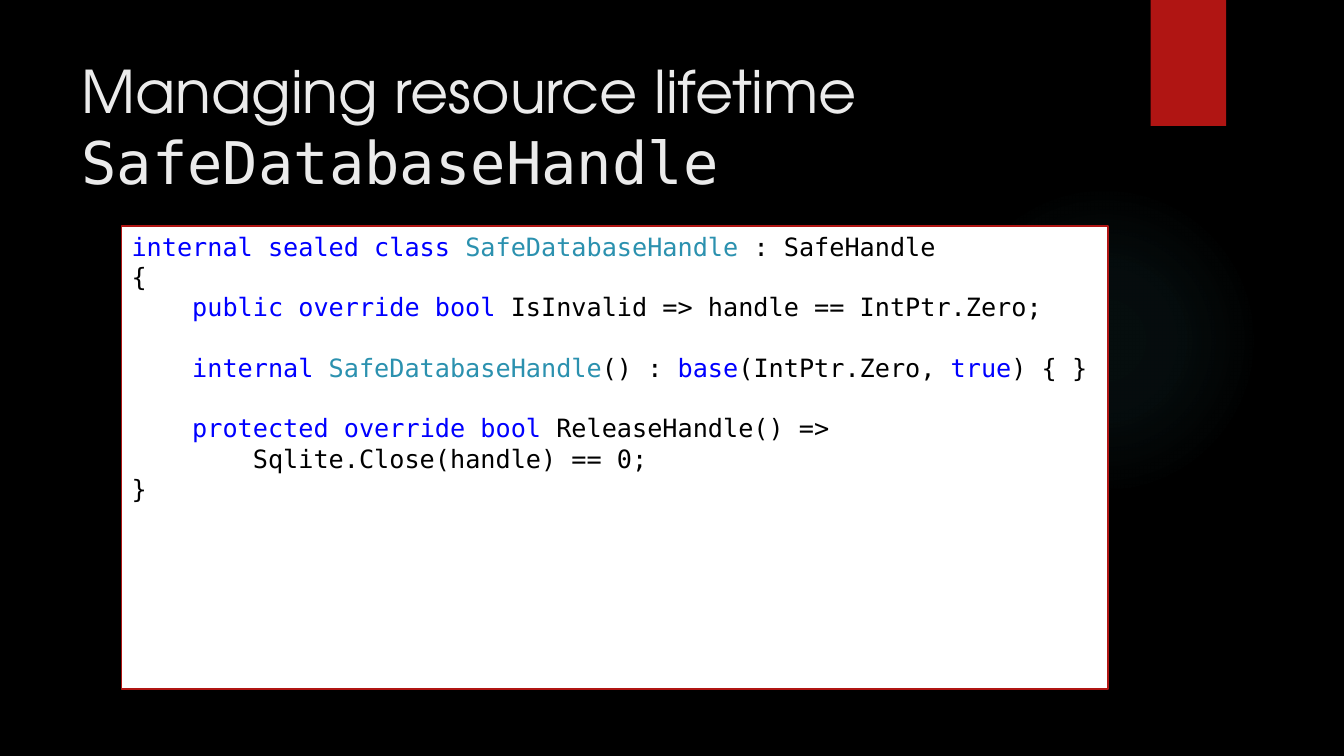
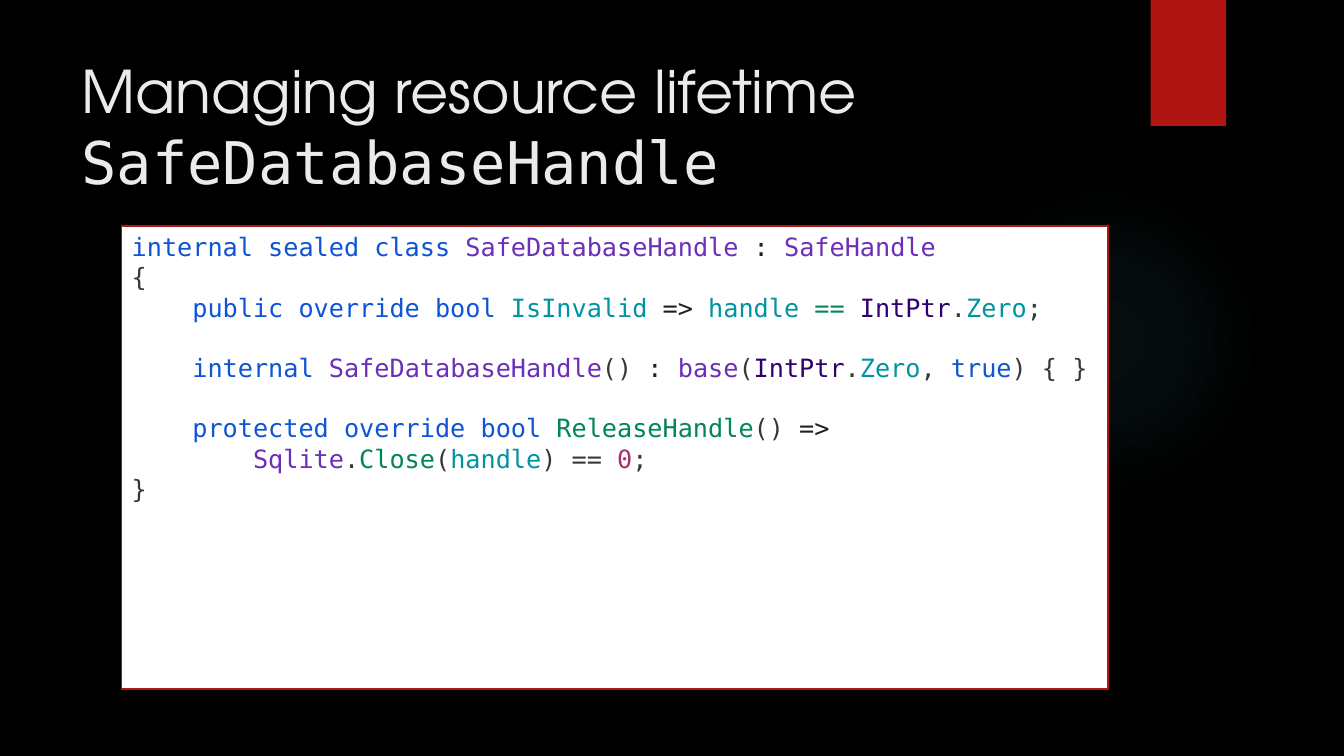
Before and after one commit to dennisdietrich/UnsafeCSharp, a slide deck: slide 35 of doc/Introduction to unsafe C#.pptx (slide 25 before the commit). Drawn at 1344x756 pixels with LibreOffice and Linux fonts; fonts in the diff are those of the drawing; background and template pictures are left out. Boxes give left, top, right and bottom in pixels: in the first picture for what was removed or moved away, otherwise in the second. Text is boxed around its words. In the diff, an @@ line names an element or a change of style, - is before the commit and + after.

```diff
--- a/doc/Introduction to unsafe C#.pptx
+++ b/doc/Introduction to unsafe C#.pptx
@@ text in rectangle at box(132, 236, 1042, 474): text changed; text colour #000000 to #0F54D6 @@
-internal sealed class SafeDatabaseHandle : SafeHandle
-{
-public override bool IsInvalid => handle == IntPtr.Zero;
-internal SafeDatabaseHandle() : base(IntPtr.Zero, true) { }
-protected override bool ReleaseHandle() =>
-Sqlite.Close(handle) == 0;
-}
+internal sealed class SafeDatabaseHandle : SafeHandle
+{
+public override bool IsInvalid => handle == IntPtr.Zero;
+internal SafeDatabaseHandle() : base(IntPtr.Zero, true) { }
+protected override bool ReleaseHandle() =>
+Sqlite.Close(handle) == 0;
+}
```
Also in this commit, not shown: 25 other slides changed, 23 slides added, 1 slide removed, 20 other files.
